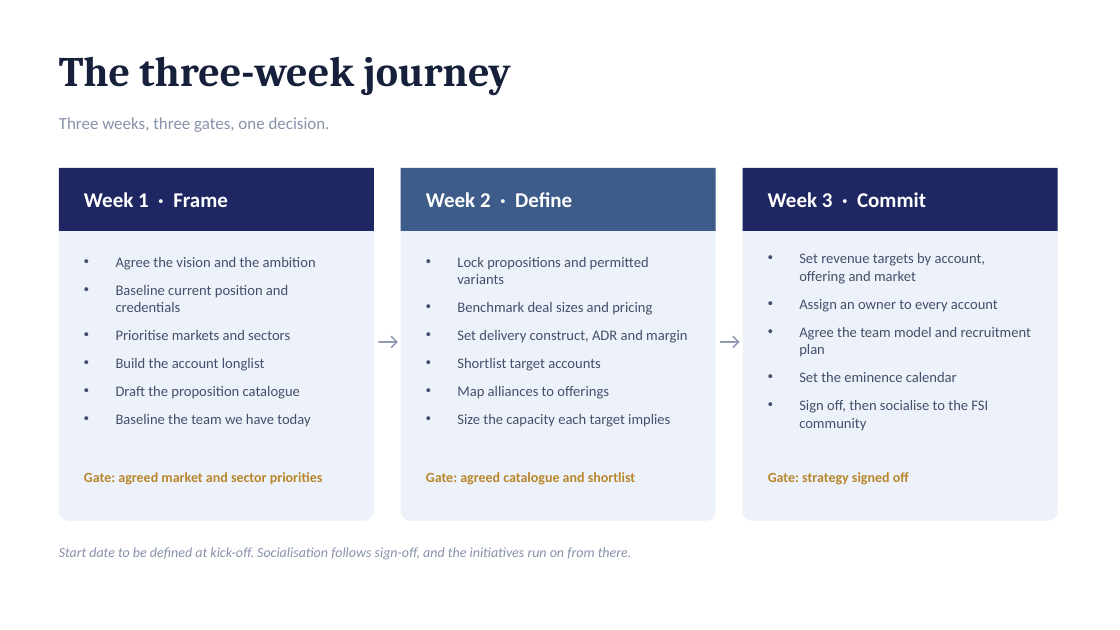
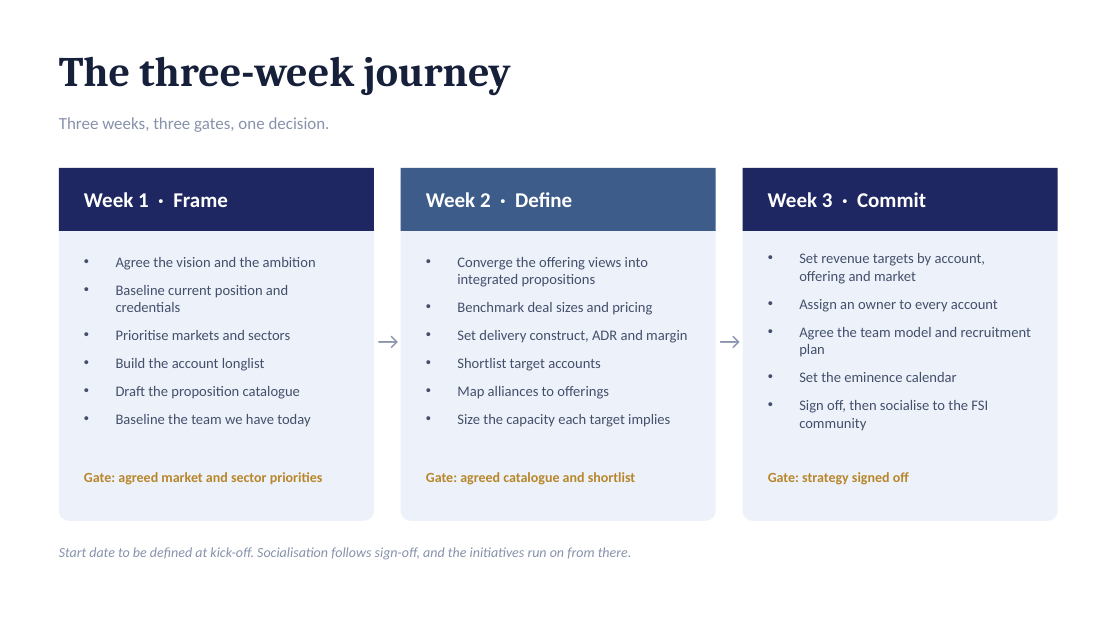
Before and after one commit to dhajjar-cyber/bae, a slide deck: slide 25 of FSI strategy/EAI&D-FSI-Strategy-Development-Plan.pptx (slide 24 before the commit). Drawn at 1120x630 pixels with LibreOffice and Linux fonts; fonts in the diff are those of the drawing. Boxes give left, top, right and bottom in pixels: in the first picture for what was removed or moved away, otherwise in the second. Text is boxed around its words. In the diff, an @@ line names an element or a change of style, - is before the commit and + after.

```diff
--- a/FSI strategy/EAI&D-FSI-Strategy-Development-Plan.pptx
+++ b/FSI strategy/EAI&D-FSI-Strategy-Development-Plan.pptx
@@ text at (x1=457, y1=257, x2=648, y2=287): text changed @@
-• Lock propositions and permitted variants
+• Converge the offering views into integrated propositions
```
Also in this commit, not shown: 3 other slides changed, 1 slide added, 1 other file.
